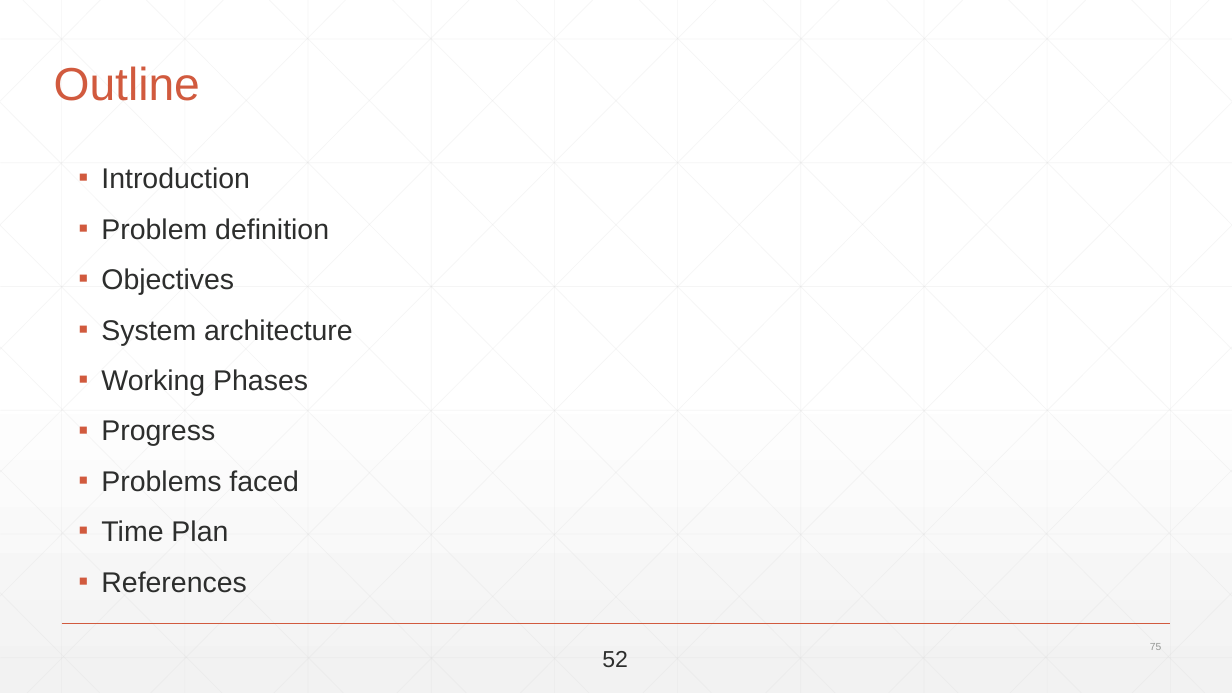
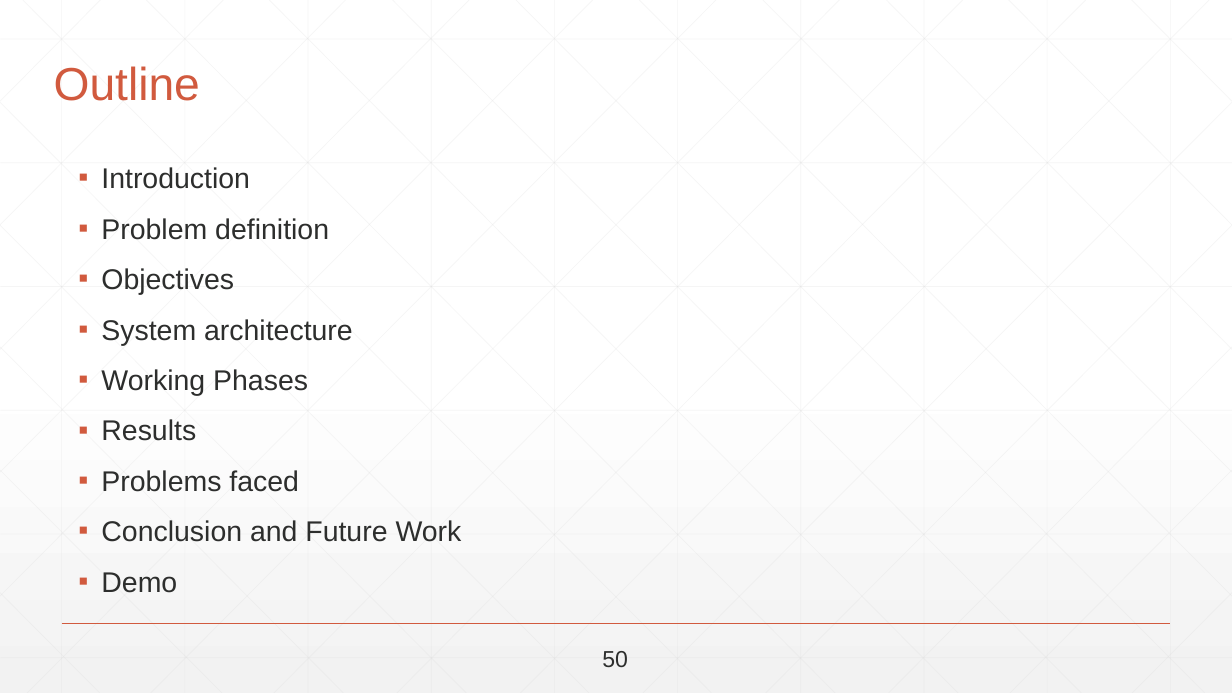
Before and after one commit to abdallahshaaban/Visual-Question-Answering, a slide deck: slide 74 of Seminars + Proposal + Documentation/Final Seminar/Visual-QA-Final-Seminar-2017.pptx (slide 75 before the commit). Drawn at 1232x693 pixels with LibreOffice and Linux fonts; fonts in the diff are those of the drawing. Boxes give left, top, right and bottom in pixels: in the first picture for what was removed or moved away, otherwise in the second. Text is boxed around its words. In the diff, an @@ line names an element or a change of style, - is before the commit and + after.

```diff
--- a/Seminars + Proposal + Documentation/Final Seminar/Visual-QA-Final-Seminar-2017.pptx
+++ b/Seminars + Proposal + Documentation/Final Seminar/Visual-QA-Final-Seminar-2017.pptx
@@ text at [101,419,196,441]: text changed @@
-▪ Progress
+▪ Results
@@ text at [101,520,462,593]: text changed @@
-▪ Time Plan
-▪ References
+▪ Conclusion and Future Work
+▪ Demo
@@ text at [602,651,628,667]: text changed @@
-52
+50
@@ page number removed at [1150,643,1161,650] @@
-75
```
Also in this commit, not shown: 62 other slides changed, 2 slides added, 1 slide removed.
